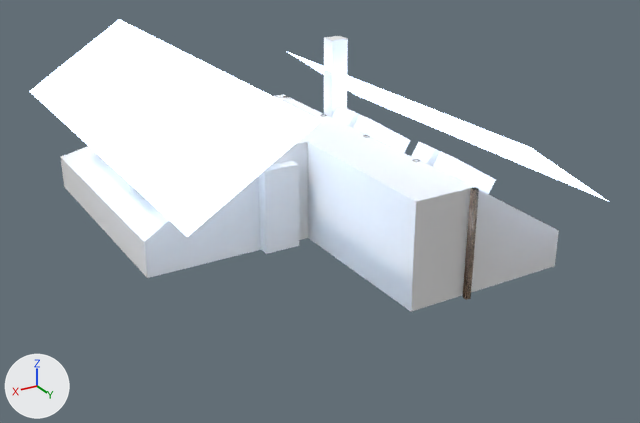
What one commit did to the Blender file roof/roof2.blend.
One viewpoint serves both versions: a 50 mm camera at (11.04, 11.8, 8.28) aimed at (0.8, -5.26, -0.25). Arrows for +X, +Y and +Z are at lower left; the lights stay in place.

Objects in the first picture: 'Pilar', 'Plane', 'Plane.001', 'kemeny', 'room'.
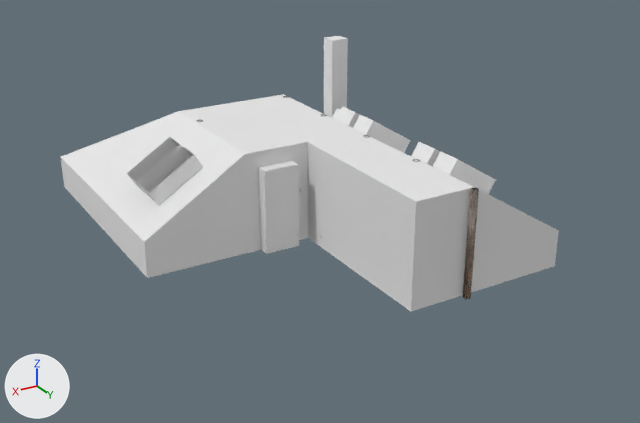
The change, as a diff of the scene's bpy script:
```diff
--- a/roof/roof2.blend.py
+++ b/roof/roof2.blend.py
@@ ob_plane_001 @@
 ob_plane_001.rotation_euler = (-0.0262, 3.716, 0.00165)  # degrees (-1.5, 213, 0.1)
+ob_plane_001.hide_set(True)  # its collection is switched off
@@ ob_plane @@
 ob_plane.rotation_euler = (-0.0244, 2.54, 0.00168)  # degrees (-1.4, 146, 0.1)
+ob_plane.hide_set(True)  # its collection is switched off
```

Changed parts and their boxes (x1, y1, x2, y2) in the pictures (640 x 423 px):
'Plane.001', hidden: before (29, 19, 321, 237)
'Plane', hidden: before (286, 51, 608, 201)
